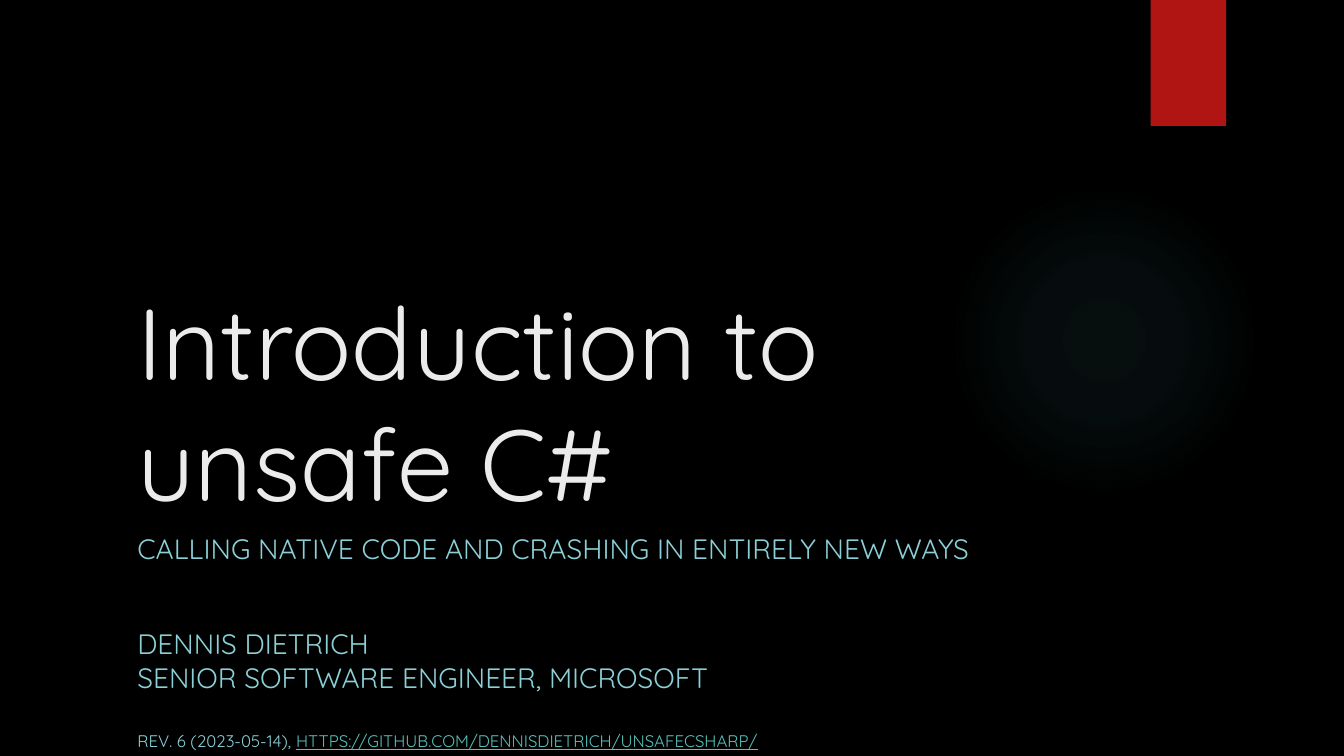
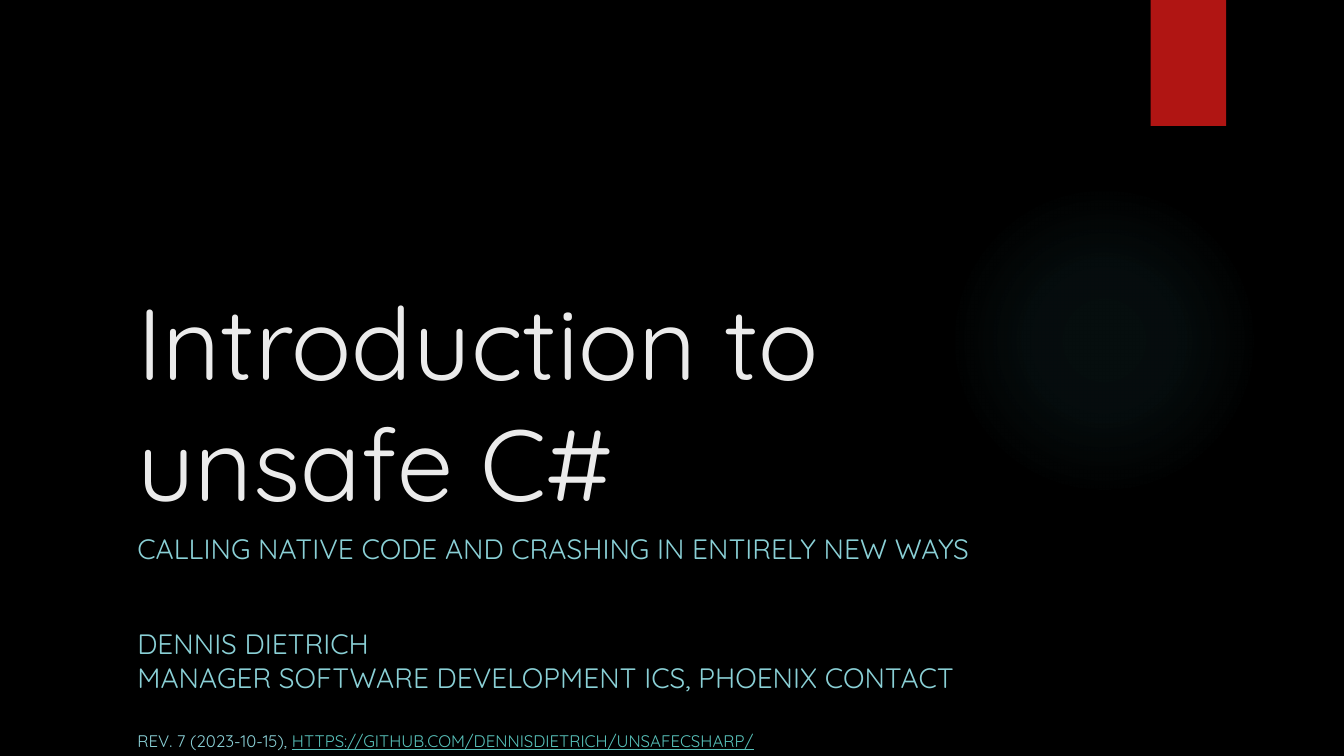
Before and after one commit to dennisdietrich/UnsafeCSharp, a slide deck: slide 1 of doc/Introduction to unsafe C#.pptx. Drawn at 1344x756 pixels with LibreOffice and Linux fonts; fonts in the diff are those of the drawing; background and template pictures are left out. Boxes give left, top, right and bottom in pixels: in the first picture for what was removed or moved away, otherwise in the second. Text is boxed around its words. In the diff, an @@ line names an element or a change of style, - is before the commit and + after.

```diff
--- a/doc/Introduction to unsafe C#.pptx
+++ b/doc/Introduction to unsafe C#.pptx
@@ text at (137,634,954,691): text changed @@
-DENNIS DIETRICH
-SENIOR SOFTWARE ENGINEER, MICROSOFT
+DENNIS DIETRICH
+MANAGER SOFTWARE DEVELOPMENT ICS, PHOENIX CONTACT
@@ text at (137,733,753,750): text changed @@
-REV. 6 (2023-05-14), HTTPS://GITHUB.COM/DENNISDIETRICH/UNSAFECSHARP/
+REV. 7 (2023-10-15), HTTPS://GITHUB.COM/DENNISDIETRICH/UNSAFECSHARP/
```
Also in this commit, not shown: 8 other slides changed, 3 slides removed, 2 other files.
